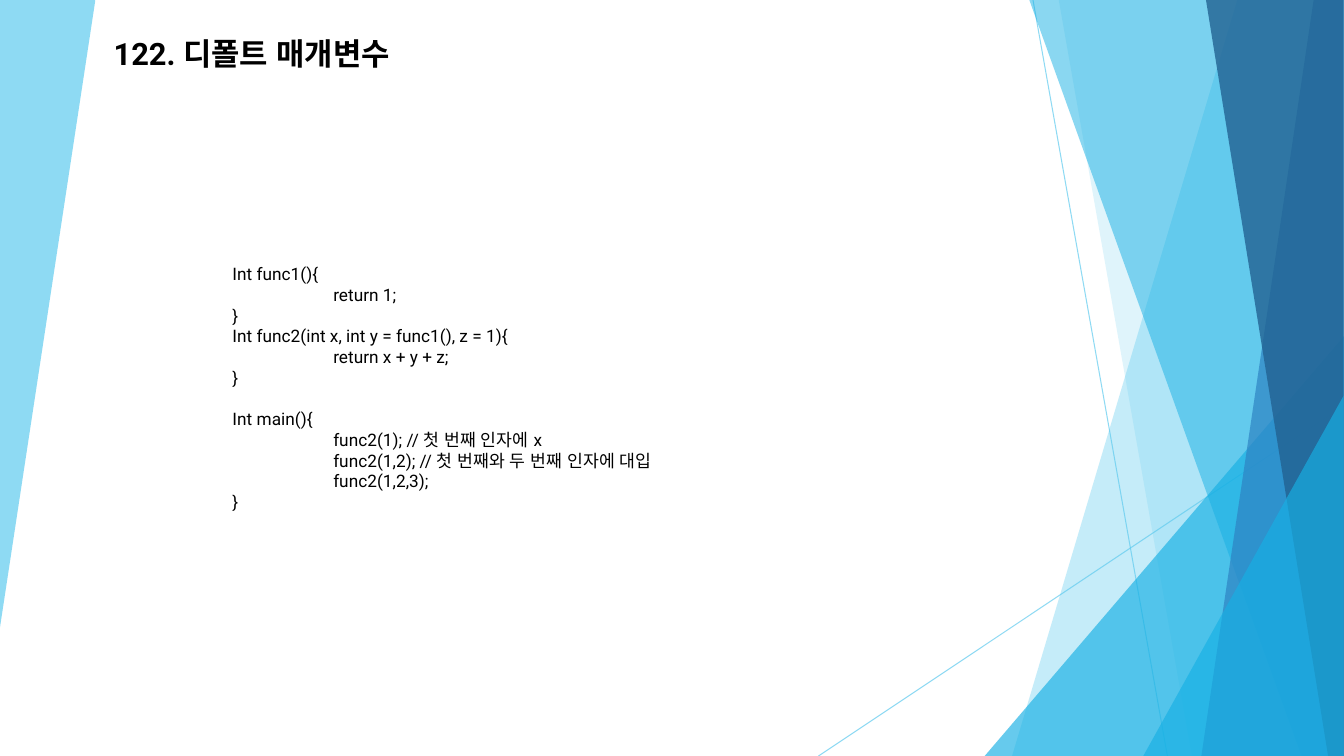
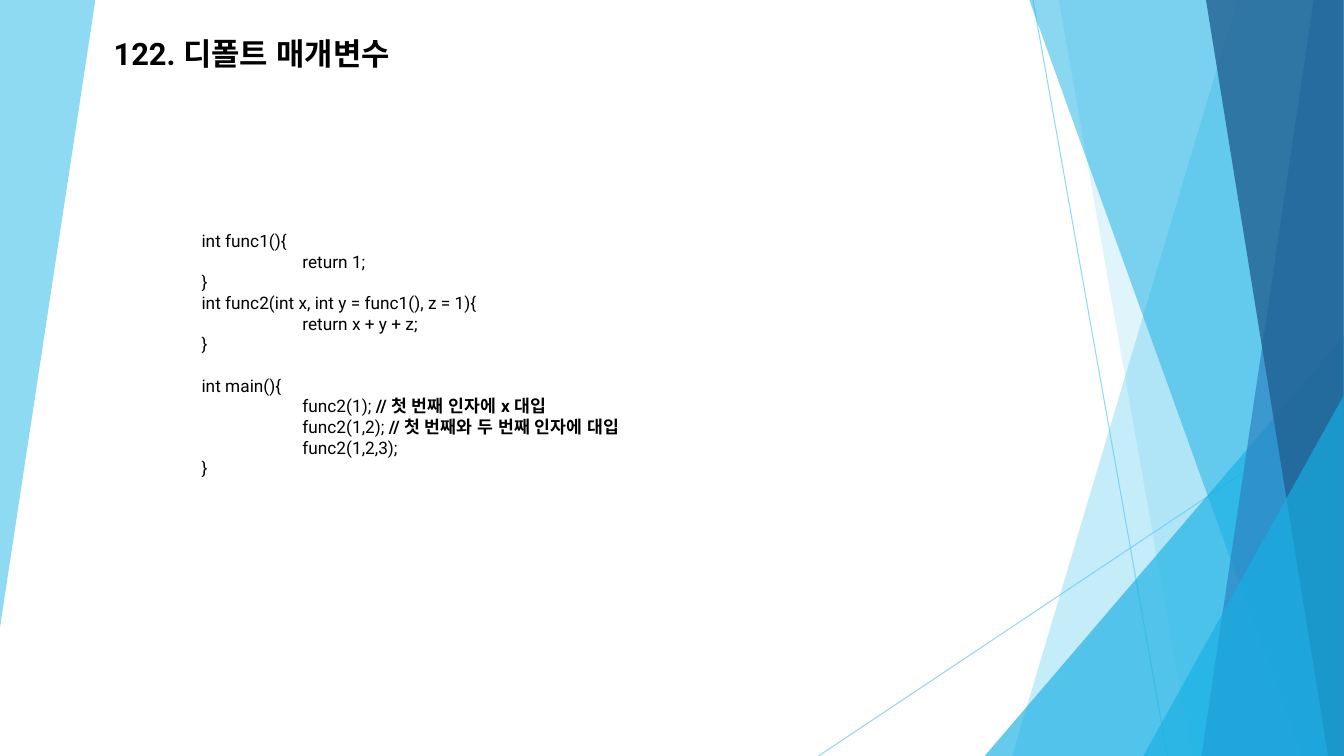
Before and after one commit to Zoselro/C-200, a slide deck: slide 12 of 세미나 자료/C++ 세미나 세 번째.pptx. Drawn at 1344x756 pixels with LibreOffice and Linux fonts; fonts in the diff are those of the drawing. Boxes give left, top, right and bottom in pixels: in the first picture for what was removed or moved away, otherwise in the second. Text is boxed around its words. In the diff, an @@ line names an element or a change of style, - is before the commit and + after.

```diff
--- a/세미나 자료/C++ 세미나 세 번째.pptx
+++ b/세미나 자료/C++ 세미나 세 번째.pptx
@@ text "int func1(){": place and size @@
-text "int func1(){" at <box>232,266,652,491</box>
+text "int func1(){" at <box>202,233,619,458</box>
@@ text at <box>202,233,287,251</box>: text changed @@
-Int func1(){
+int func1(){
@@ text at <box>202,295,477,313</box>: text changed @@
-Int func2(int x, int y = func1(), z = 1){
+int func2(int x, int y = func1(), z = 1){
@@ text at <box>202,378,546,416</box>: text changed @@
-Int main(){
-func2(1); // 첫 번째 인자에 x
+int main(){
+func2(1); // 첫 번째 인자에 x 대입
@@ text at <box>302,418,619,437</box>: bold on in "// 첫 번째와 두 번째 인자에 대입" @@
```
Also in this commit, not shown: 4 other slides changed, 3 other files.
